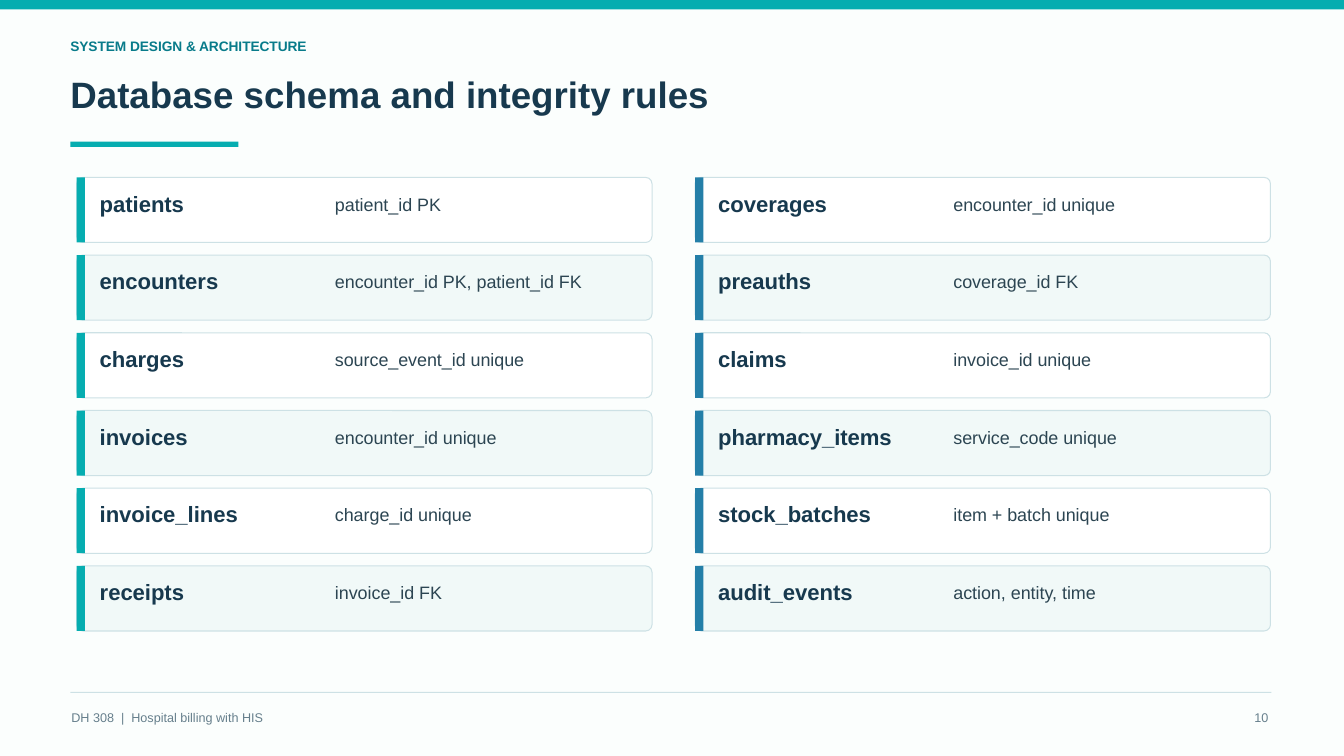
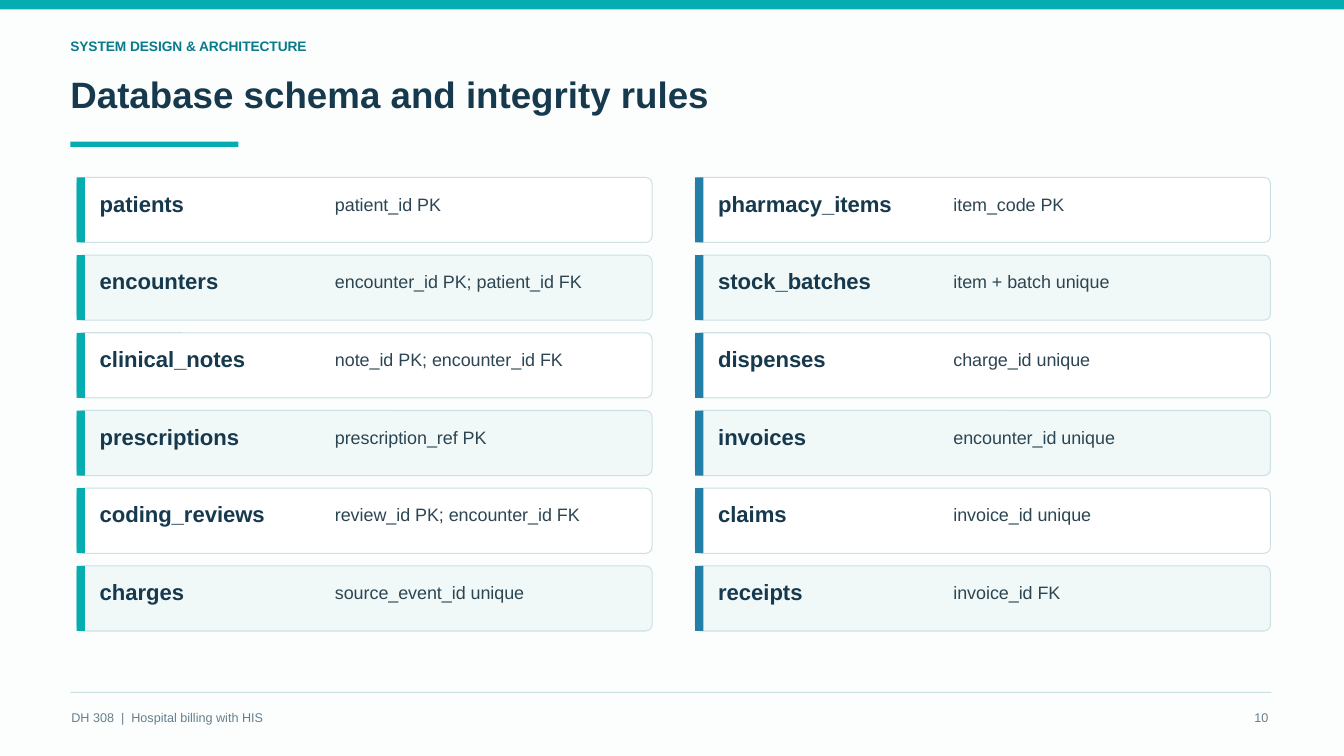
Before and after one commit to Osama-Bin-Lagging/tiveri-billing, a slide deck: slide 10 of presentation/DH308_HIS_Billing_Final.pptx. Drawn at 1344x756 pixels with LibreOffice and Linux fonts; fonts in the diff are those of the drawing. Boxes give left, top, right and bottom in pixels: in the first picture for what was removed or moved away, otherwise in the second. Text is boxed around its words. In the diff, an @@ line names an element or a change of style, - is before the commit and + after.

```diff
--- a/presentation/DH308_HIS_Billing_Final.pptx
+++ b/presentation/DH308_HIS_Billing_Final.pptx
@@ text at box(718, 196, 892, 217): text changed @@
-coverages
+pharmacy_items
@@ text at box(953, 198, 1065, 215): text changed @@
-encounter_id unique
+item_code PK
@@ text at box(335, 275, 582, 292): text changed @@
-encounter_id PK, patient_id FK
+encounter_id PK; patient_id FK
@@ text at box(718, 273, 871, 292): text changed @@
-preauths
+stock_batches
@@ text at box(953, 275, 1110, 292): text changed @@
-coverage_id FK
+item + batch unique
@@ text at box(100, 351, 245, 370): text changed @@
-charges
+clinical_notes
@@ text at box(335, 353, 563, 370): text changed @@
-source_event_id unique
+note_id PK; encounter_id FK
@@ text at box(718, 351, 826, 372): text changed @@
-claims
+dispenses
@@ text at box(953, 353, 1091, 370): text changed @@
-invoice_id unique
+charge_id unique
@@ text at box(100, 429, 239, 450): text changed @@
-invoices
+prescriptions
@@ text at box(335, 431, 487, 448): text changed @@
-encounter_id unique
+prescription_ref PK
@@ text at box(718, 429, 806, 446): text changed @@
-pharmacy_items
+invoices
@@ text at box(953, 431, 1115, 448): text changed @@
-service_code unique
+encounter_id unique
@@ text at box(100, 506, 265, 527): text changed @@
-invoice_lines
+coding_reviews
@@ text at box(335, 508, 580, 525): text changed @@
-charge_id unique
+review_id PK; encounter_id FK
@@ text at box(718, 506, 787, 523): text changed @@
-stock_batches
+claims
@@ text at box(953, 508, 1092, 525): text changed @@
-item + batch unique
+invoice_id unique
@@ text at box(100, 584, 184, 605): text changed @@
-receipts
+charges
@@ text at box(335, 586, 525, 603): text changed @@
-invoice_id FK
+source_event_id unique
@@ text at box(718, 584, 802, 605): text changed @@
-audit_events
+receipts
@@ text at box(953, 586, 1061, 603): text changed @@
-action, entity, time
+invoice_id FK
```
Also in this commit, not shown: 11 other slides changed, 9 slides added, 8 slides removed, 13 other files.
